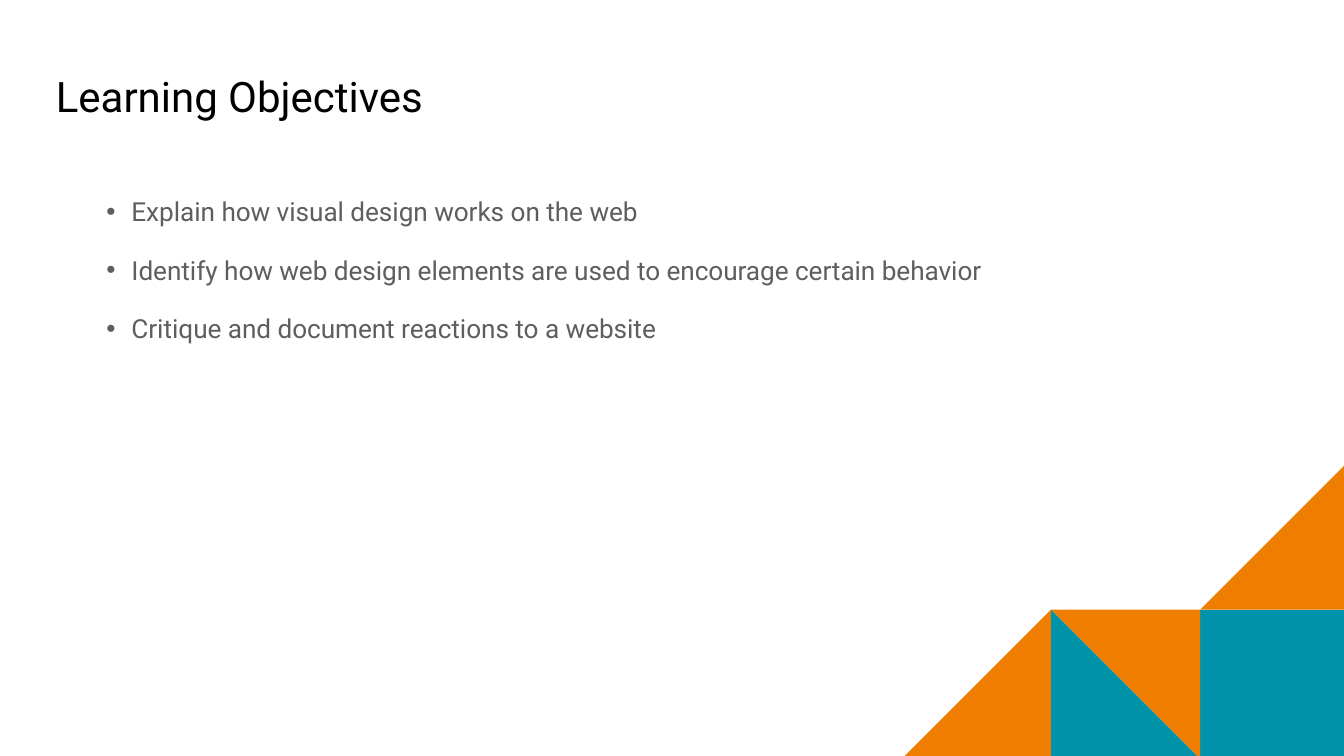
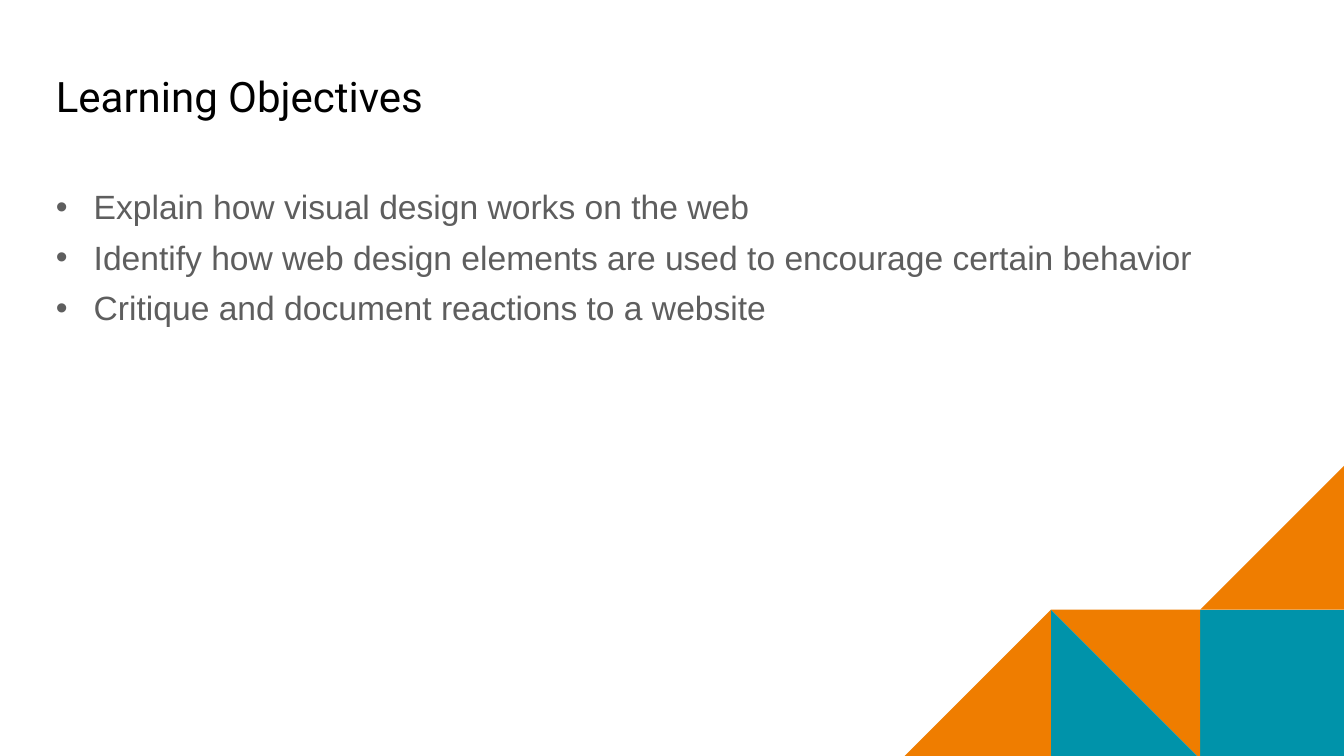
Before and after one commit to mr-eggleton/web-lit-core, a slide deck: slide 3 of final ppt/06-design-on-the-web.pptx. Drawn at 1344x756 pixels with LibreOffice and Linux fonts; fonts in the diff are those of the drawing; background and template pictures are left out. Boxes give left, top, right and bottom in pixels: in the first picture for what was removed or moved away, otherwise in the second. Text is boxed around its words. In the diff, an @@ line names an element or a change of style, - is before the commit and + after.

```diff
--- a/final ppt/06-design-on-the-web.pptx
+++ b/final ppt/06-design-on-the-web.pptx
@@ text "Explain how visual design works ..." at (94,194,1192,327): size 18.7 to 24 pt, font Roboto to Arial; list level 2 to 1 in "Explain how visual design works ..."; line spacing 1.15 to 0.9; list level 2 to 1 in "Identify how web design elements ..."; list level 2 to 1 in "Critique and document reactions to ..." @@
```
Also in this commit, not shown: 9 other slides changed, 12 other files.
